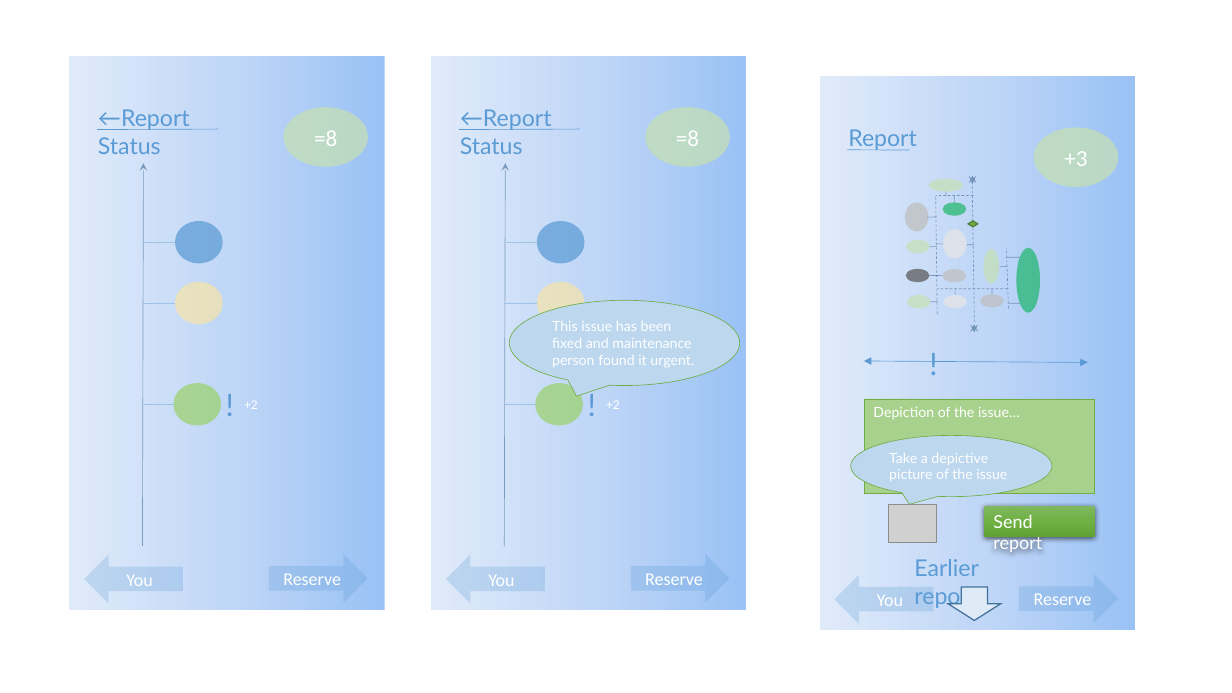
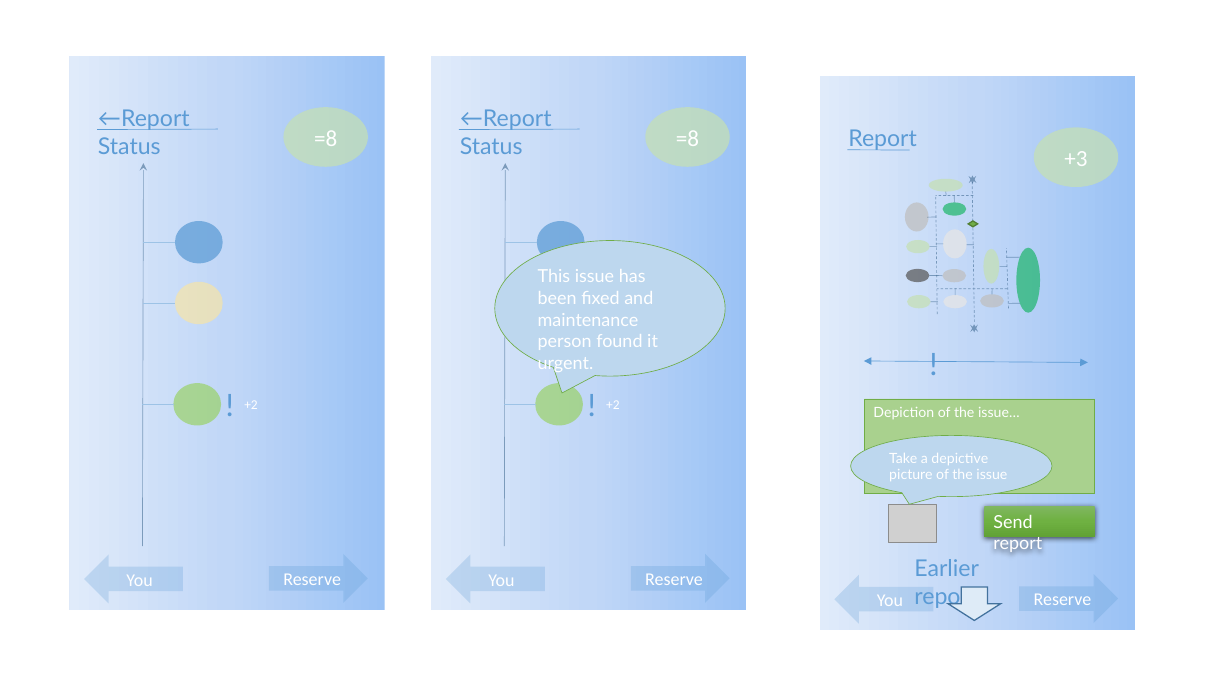
Before and after one commit to Zaelot/Junction2016OfficeEfficiency, a slide deck: slide 6 of Invision app mockup screens v2.pptx (slide 5 before the commit). Drawn at 1232x693 pixels with LibreOffice and Linux fonts; fonts in the diff are those of the drawing; grey boxes stand for pictures. Boxes give left, top, right and bottom in pixels: in the first picture for what was removed or moved away, otherwise in the second. Text is boxed around its words. In the diff, an @@ line names an element or a change of style, - is before the commit and + after.

```diff
--- a/Invision app mockup screens v2.pptx
+++ b/Invision app mockup screens v2.pptx
@@ speech bubble "This issue has been fixed ...": place and size @@
-speech bubble "This issue has been fixed ..." at bbox=[509, 300, 739, 385]
+speech bubble "This issue has been fixed ..." at bbox=[494, 240, 725, 376]
@@ speech bubble "This issue has been fixed ..." at bbox=[494, 240, 725, 376]: size 11 to 14 pt @@
```
Also in this commit, not shown: 2 other slides changed, 1 slide added.
